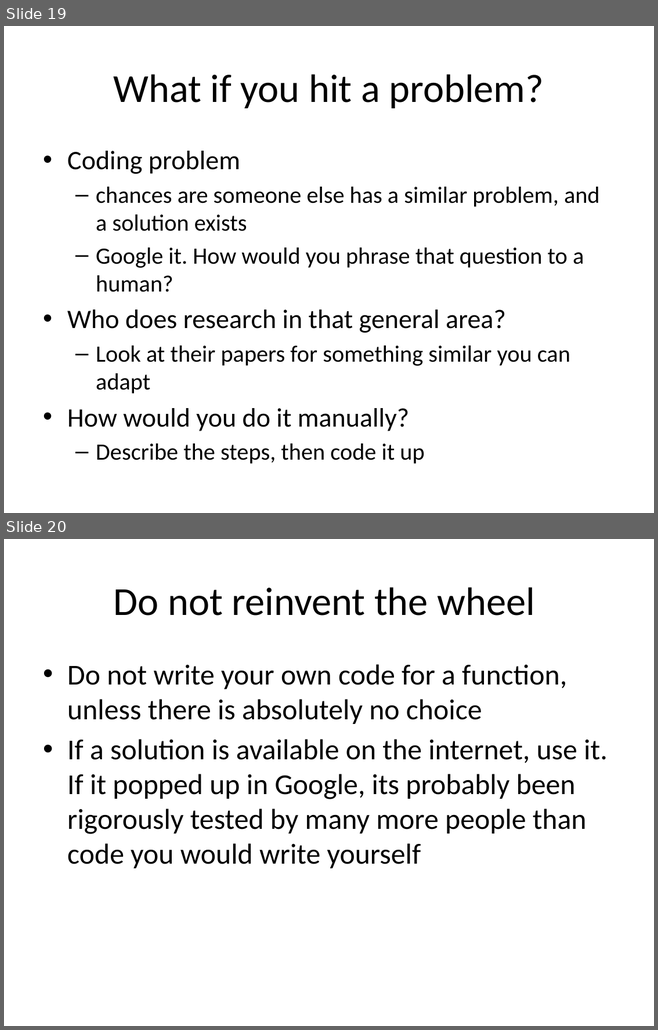
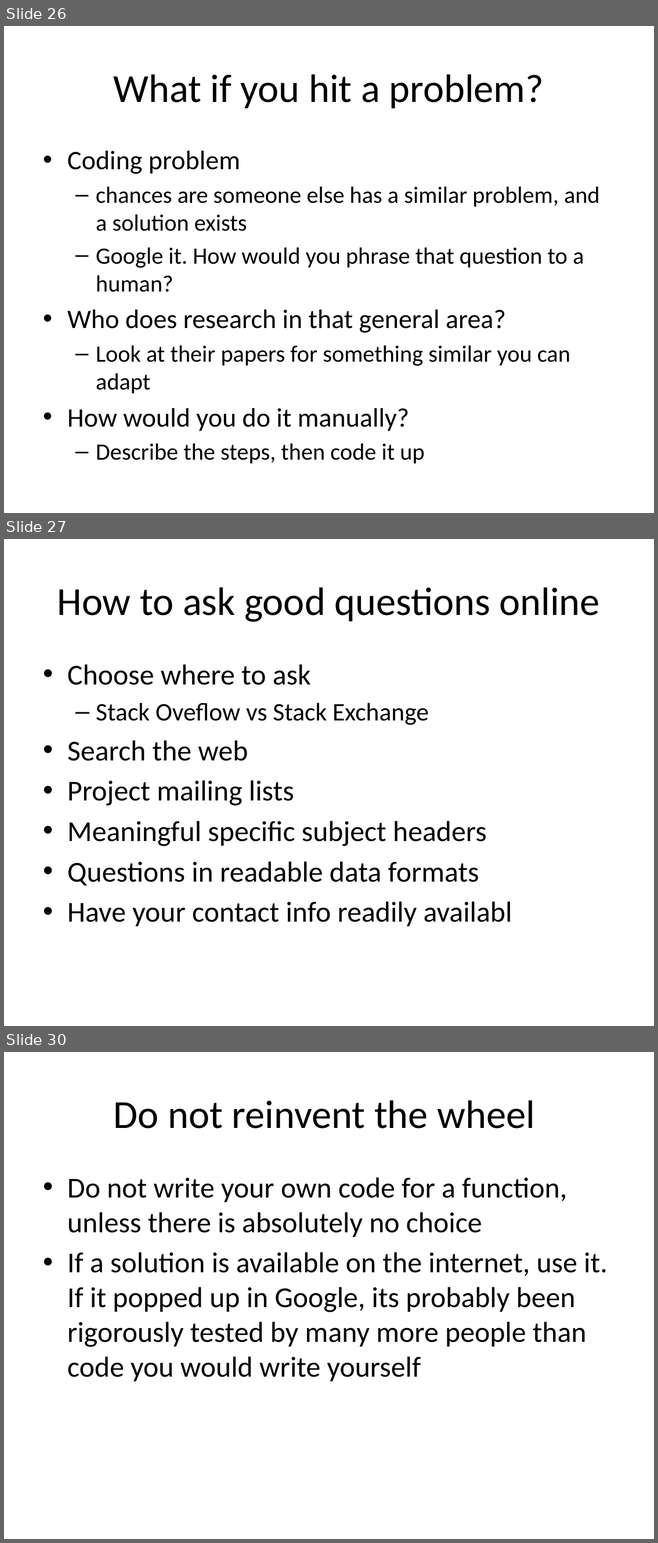
Before and after one commit to lkloh/USArray, a slide deck: BasicsOfCoding/BasicsOfCoding.pptx. Shown one above the other, each under a label of ours: slides 19 and 20 before the commit, slides 26, 27 and 30 after it; the slides between them are not shown. The pictures are 658x1030 and 658x1543 pixels, drawn with LibreOffice and Linux fonts; fonts in the diff are those of the drawing. Boxes give left, top, right and bottom in pixels: in the first picture for what was removed or moved away, otherwise in the second. Text is boxed around its words. In the diff, an @@ line names an element or a change of style, - is before the commit and + after.

```diff
--- a/BasicsOfCoding/BasicsOfCoding.pptx
+++ b/BasicsOfCoding/BasicsOfCoding.pptx
@@ slide 27 added at [4,539,654,1026], background #FFFFFF @@
@@ title added at [57,587,600,622], 44 pt, text #000000 @@
+How to ask good questions online
@@ text added at [67,664,512,926], 32 pt, text #000000 @@
+• Choose where to ask
+  – Stack Oveflow vs Stack Exchange
+• Search the web
+• Project mailing lists
+• Meaningful specific subject headers
+• Questions in readable data formats
+• Have your contact info readily availabl
@@ what was slide 19 is now slide 26 @@
@@ what was slide 20 is now slide 30 @@
```
Also in this commit, not shown: 2 slides changed, 12 other slides added, 5 slides removed, 3 other files.
